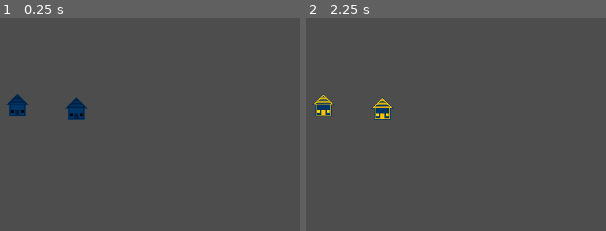
Above: before the commit, frames 1-2 (left to right).
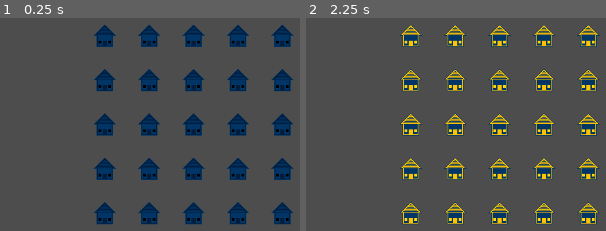
Above: after the commit, the same moments.

Repository: CWmain/BigModeGameJam2025
Game: Godot game, scene res://Levels/main_scene.tscn
Same seed, same stepped clock (60 frames per second), same inputs: the game is played once before the commit and once after it.
Inputs (mouse positions are in pixels of both pictures, inside the frame that each line leads up to):
- Up to frame 1 (0.25 s): no input
- Up to frame 2 (2.25 s): tap Enter at 0.5, 2 s; move the mouse to (588, 126) at 0.52 s; click (588, 126) at 0.6 s; tap Space at 1.25 s; move the mouse to (outside the picture) at 1.27 s; click (outside the picture) at 1.35 s; move the mouse to (492, 49) at 2.02 s; click (492, 49) at 2.1 s

The runs differ from the first frame. In frame 1, 14% of the frame differs, in the area x 2-98%, y 3-97%; in frame 2, 13%.

Commit message:
Created a house factory to automatically place 25 evenly placed houses, if I end up adding other building types I could consider randomly selecting a building type with different demands

Diff:
--- a/Levels/main_scene.tscn
+++ b/Levels/main_scene.tscn
@@ -1,14 +1,15 @@
 [gd_scene load_steps=3 format=3 uid="uid://hyb3vvce52a8"]
 
-[ext_resource type="PackedScene" uid="uid://dgyc2ihot57s7" path="res://Objects/House/house.tscn" id="1_x11gk"]
 [ext_resource type="PackedScene" uid="uid://3ywwd2acq657" path="res://Objects/DemandManager/demand_manager.tscn" id="2_rhm0s"]
+[ext_resource type="PackedScene" uid="uid://02bikho87cuj" path="res://Objects/House/house_factory.tscn" id="3_0jk0m"]
 
 [node name="MainScene" type="Node2D"]
 
-[node name="House2" parent="." instance=ExtResource("1_x11gk")]
-position = Vector2(534, 265)
+[node name="DemandManager" parent="." instance=ExtResource("2_rhm0s")]
 
-[node name="House" parent="." instance=ExtResource("1_x11gk")]
-position = Vector2(449, 260)
-
-[node name="DemandManager" parent="." instance=ExtResource("2_rhm0s")]
+[node name="HouseFactory" parent="." instance=ExtResource("3_0jk0m")]
+position = Vector2(575, 160)
+rowLength = 5
+toGenerate = 25
+HOUSE_WIDTH = 64
+HOUSE_HEIGHT = 64
--- /dev/null
+++ b/Objects/House/house_factory.gd
@@ -0,0 +1,27 @@
+extends Node2D
+
+## Generates "toGenerate" number of houses of row length "rowLength"
+@export var rowLength: int = 1
+@export var toGenerate: int = 1
+
+## The width gap between houses
+@export var HOUSE_WIDTH: int = 32
+## The height gap between houses
+@export var HOUSE_HEIGHT: int = 32
+
+var houseToPlace = preload("res://Objects/House/house.tscn")
+var toPlacePosition: Vector2 = Vector2.ZERO
+
+func _ready():
+	var i : int = 0
+	while i < toGenerate:
+		var curHouse: House = houseToPlace.instantiate()
+		curHouse.position = toPlacePosition
+		add_child(curHouse)
+
+		toPlacePosition += Vector2(HOUSE_WIDTH, 0)
+		# Max row sized reach, so reset to new row
+		if (toPlacePosition[0] > HOUSE_WIDTH*(rowLength-1)):
+			toPlacePosition[0] = 0
+			toPlacePosition[1] += HOUSE_HEIGHT
+		i += 1
--- /dev/null
+++ b/Objects/House/house_factory.tscn
@@ -0,0 +1,6 @@
+[gd_scene load_steps=2 format=3 uid="uid://02bikho87cuj"]
+
+[ext_resource type="Script" path="res://Objects/House/house_factory.gd" id="1_wjvru"]
+
+[node name="HouseFactory" type="Node2D"]
+script = ExtResource("1_wjvru")
